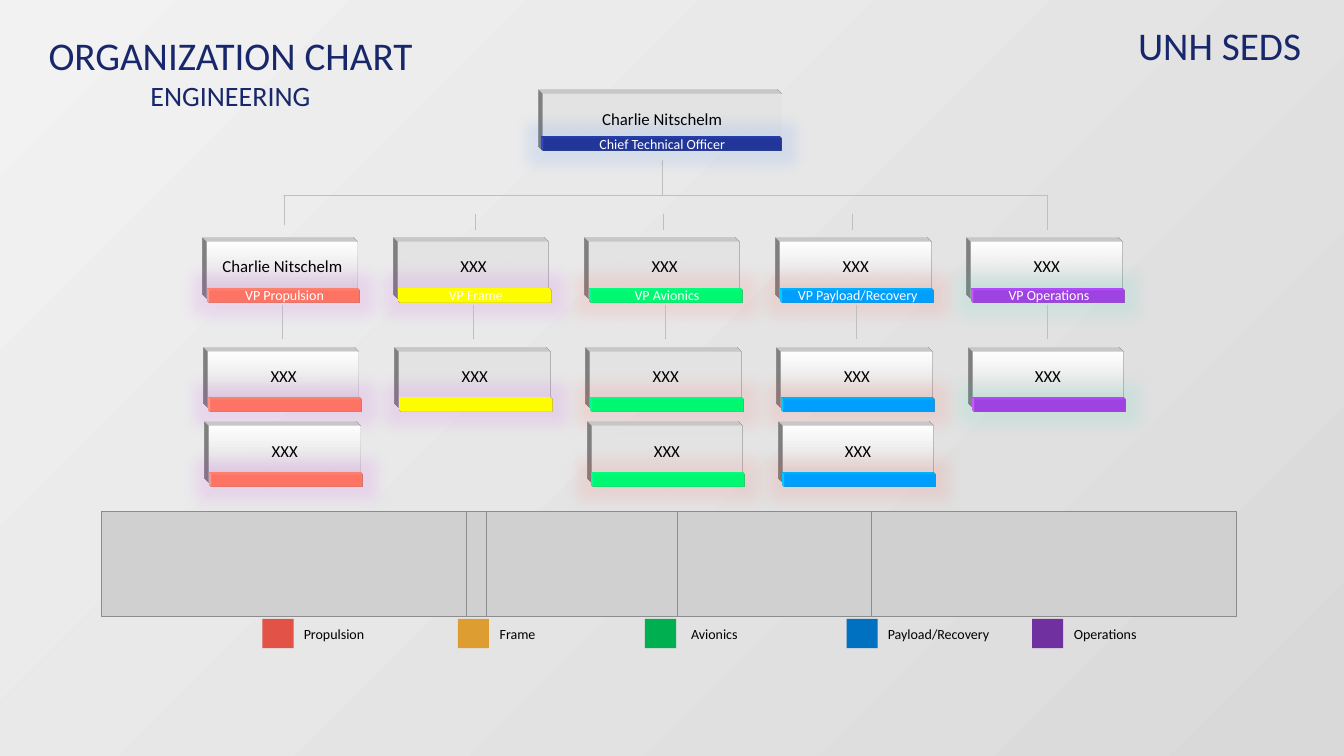
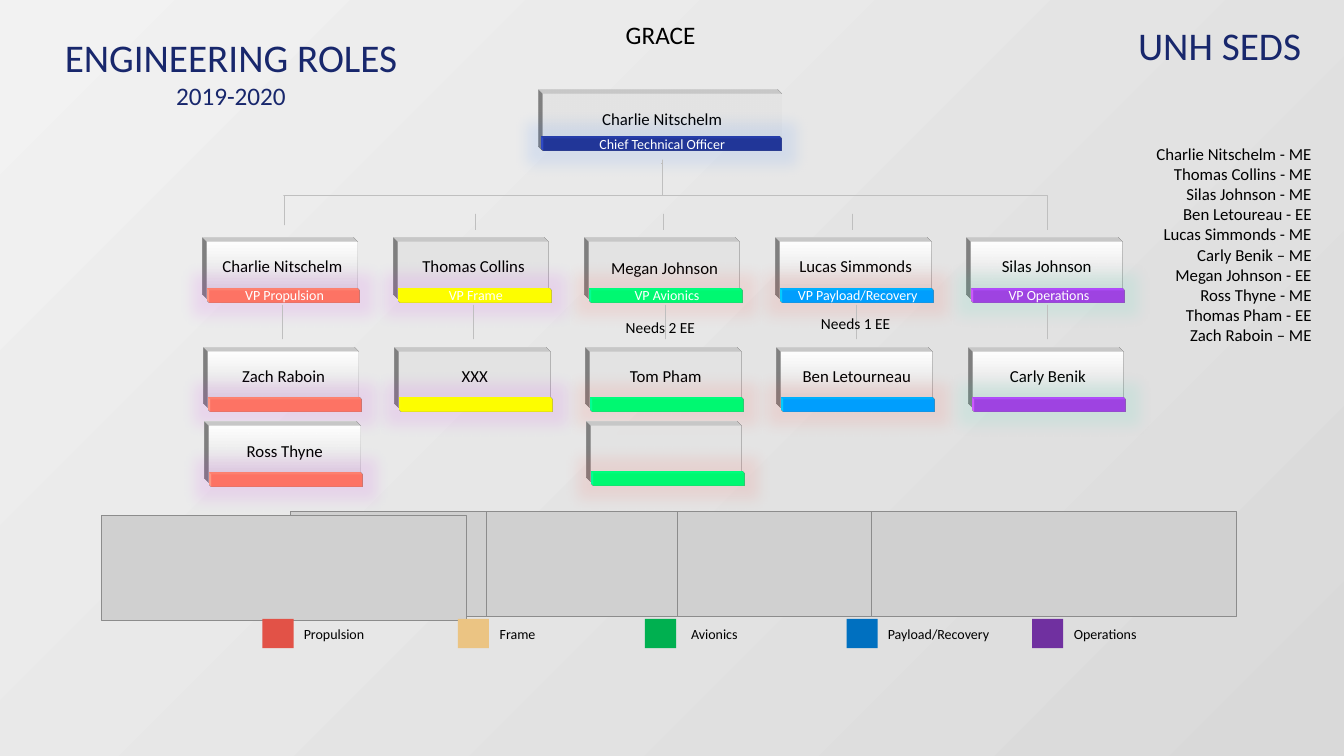
Before and after one commit to Maeswoon/UNHSEDS, a slide deck: slide 1 of Engineering Organization Chart.pptx. Drawn at 1344x756 pixels with LibreOffice and Linux fonts; fonts in the diff are those of the drawing; grey boxes stand for pictures; background and template pictures are left out. Boxes give left, top, right and bottom in pixels: in the first picture for what was removed or moved away, otherwise in the second. Text is boxed around its words. In the diff, an @@ line names an element or a change of style, - is before the commit and + after.

```diff
--- a/Engineering Organization Chart.pptx
+++ b/Engineering Organization Chart.pptx
@@ text added at [626, 27, 696, 44], 18 pt, text #000000 @@
+GRACE
@@ title at [65, 46, 397, 105]: text changed @@
-ORGANIZATION CHART
-ENGINEERING
+ENGINEERING ROLES
+2019-2020
@@ text added at [1156, 148, 1312, 341], 12 pt, text #000000 @@
+Charlie Nitschelm - ME
+Thomas Collins - ME
+Silas Johnson - ME
+Ben Letoureau - EE
+Lucas Simmonds - ME
+Carly Benik – ME
+Megan Johnson - EE
+Ross Thyne - ME
+Thomas Pham - EE
+Zach Raboin – ME
@@ text in rectangle at [422, 260, 525, 272]: text changed @@
-XXX
+Thomas Collins
@@ text in rectangle at [611, 262, 718, 277]: text changed @@
-XXX
+Megan Johnson
@@ text in rectangle at [799, 260, 911, 272]: text changed @@
-XXX
+Lucas Simmonds
@@ text in rectangle at [1002, 260, 1092, 272]: text changed @@
-XXX
+Silas Johnson
@@ text added at [626, 322, 695, 333], 11 pt, text #000000 @@
+Needs 2 EE
@@ text added at [821, 318, 890, 330], 11 pt, text #000000 @@
+Needs 1 EE
@@ text in rectangle at [242, 370, 325, 382]: text changed @@
-XXX
+Zach Raboin
@@ text in rectangle at [630, 370, 702, 382]: text changed @@
-XXX
+Tom Pham
@@ text in rectangle at [803, 371, 911, 382]: text changed @@
-XXX
+Ben Letourneau
@@ text in rectangle at [1010, 370, 1086, 385]: text changed @@
-XXX
+Carly Benik
@@ text in rectangle at [247, 445, 322, 460]: text changed @@
-XXX
+Ross Thyne
@@ text in rectangle at [654, 446, 680, 457]: text removed @@
-XXX
@@ rectangle removed at [782, 426, 934, 483] @@
-XXX
@@ rectangle removed at [784, 475, 936, 487] @@
@@ picture: place and size @@
-picture at [102, 512, 467, 617]
+picture at [102, 516, 467, 621]
@@ rectangle at [458, 619, 489, 648]: fill #DD9D31 to #EBC483 @@
```
Also in this commit, not shown: 1 slide added.
